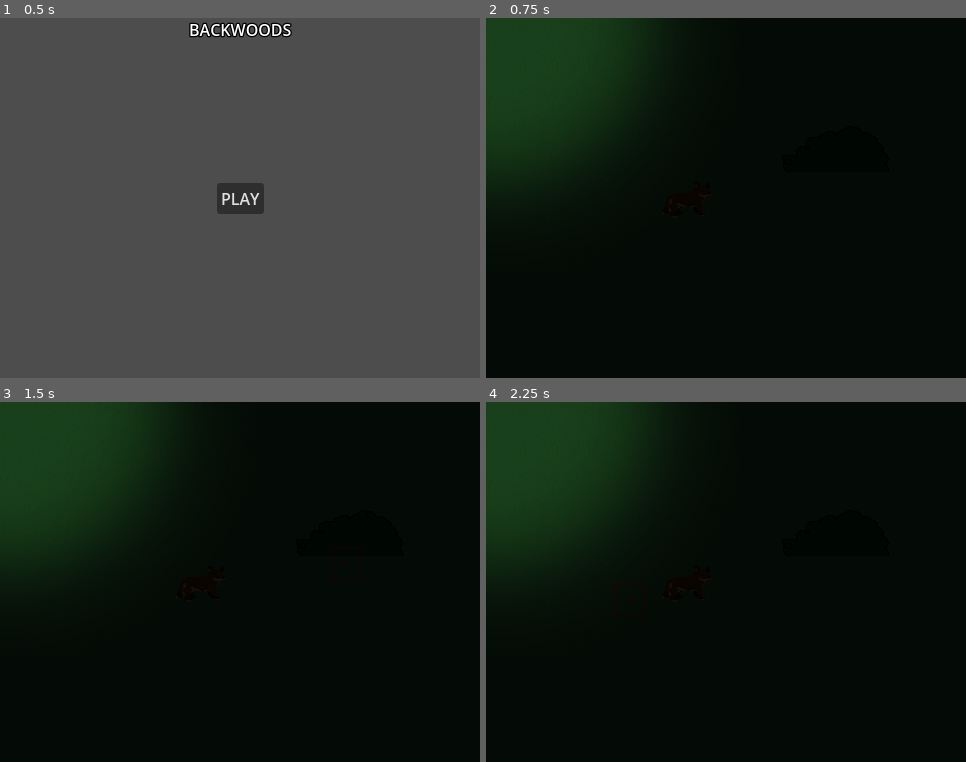
Above: before the commit, frames 1-4 (two rows, left to right).
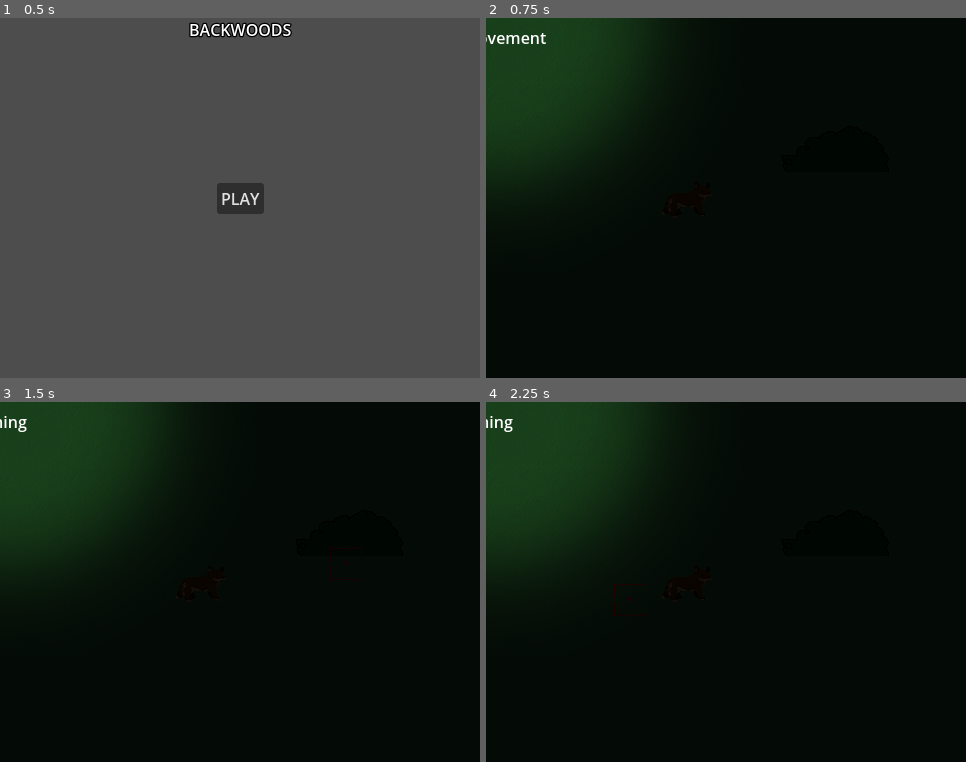
Above: after the commit, the same moments.

Repository: Observer-Hubert/BackWoods
Game: Godot game, scene res://Scenes/main.tscn
Two runs of this game, one before a commit and one after it. Both use one fixed random seed, a clock stepped at 60 frames per second and the inputs below.
Inputs (mouse positions are in pixels of both pictures, inside the frame that each line leads up to):
- Up to frame 1 (0.5 s): no input
- Up to frame 2 (0.75 s): click "PLAY" at 0.5 s
- Up to frame 3 (1.5 s): tap Enter at 1.25 s; move the mouse to (345, 564) at 1.27 s; hold D (Right) from 1.28 s (still down); hold F (Aim) from 1.28 s (still down)
- Up to frame 4 (2.25 s): tap Space at 2 s; move the mouse to (630, 600) at 2.02 s; release D (Right) at 2.03 s; release F (Aim) at 2.03 s; hold S (Down) from 2.03 s (still down); tap Shift (Sprint) at 2.1 s

Frame 1 is identical in both runs. In frame 2, 0.2% of the frame differs, in the area x 0-13%, y 4-8%; in frame 3, 0.1%; in frame 4, 0.1%.

Commit message:
Renamed node
Renamed the reticle

Diff:
--- a/Scenes/forest_scene.tscn
+++ b/Scenes/forest_scene.tscn
@@ -83,8 +83,9 @@
 position = Vector2(0, -23)
 shape = SubResource("RectangleShape2D_gkyf7")
 
-[node name="Sprite2D" type="Sprite2D" parent="."]
+[node name="Reticle" type="Sprite2D" parent="."]
 visible = false
+z_index = 2
 texture_filter = 1
 texture = ExtResource("7_wwolp")
 script = ExtResource("8_qa7mj")
--- a/Scenes/forest_scene_ui.tscn
+++ b/Scenes/forest_scene_ui.tscn
@@ -65,11 +65,12 @@
 anchor_top = 0.5
 anchor_right = 0.5
 anchor_bottom = 0.5
-offset_left = -20.0
-offset_top = -11.5
-offset_right = 20.0
-offset_bottom = 11.5
+offset_left = -61.0
+offset_top = 40.0
+offset_right = 61.0
+offset_bottom = 63.0
 grow_horizontal = 2
 grow_vertical = 2
 text = "Free Movement"
+horizontal_alignment = 1
 script = ExtResource("5_jbi15")
